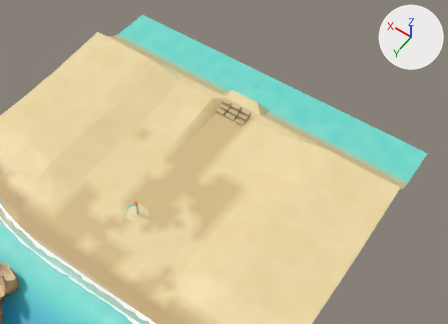
Before and after pictures for a commit that changed the glTF model creator-build-project/assets/bundles/region_coast/models/coast_terrain.glb.
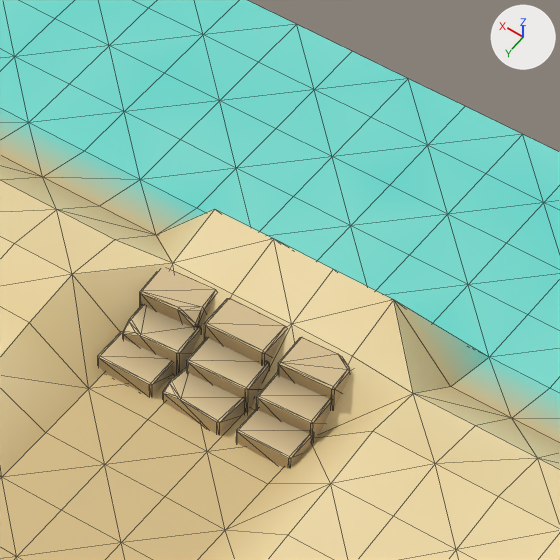
Each version appears first from a 50 mm lens placed at (-18.6, 15.83, 36.2), pointed at (-1.19, -8.54, -2.1), and next in a close-up on the part from 45% to 63% of the width and 19% to 43% of the height. The lights are fixed; the arrows at upper right show +X, +Y and +Z. The older version's two pictures come first. The close-ups show mesh edges as thin lines. Vertices at exactly the same position are counted once.

The first close-up shows 'arrival_steps', 'terrain'.
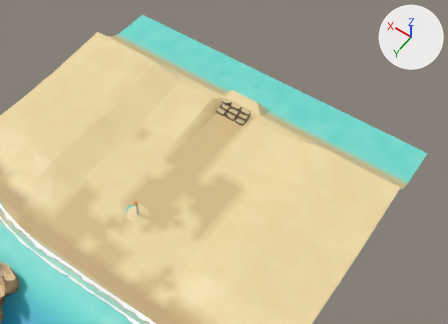
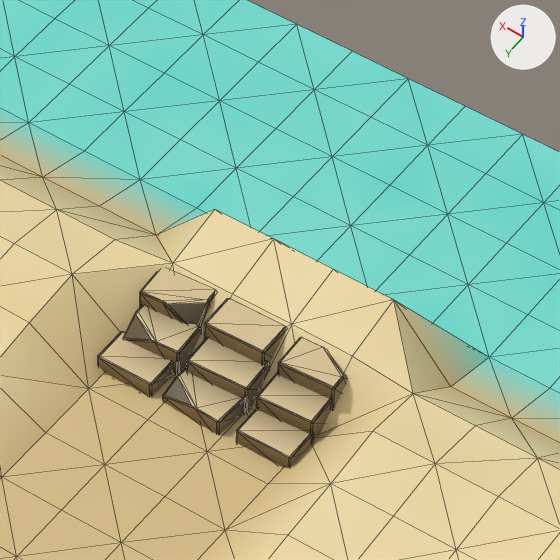
Pixel boxes (x1, y1, x2, y2) of what changed, in the close-ups (560 x 560 px; the box of a moved part takes in the faces that stretch with it):
'arrival_steps', reshaped, recoloured (darker)
    before: (98, 269, 352, 468)
    after: (98, 269, 348, 468)
part 1 of me_arrival_steps, moved or reshaped
    before: (281, 354, 352, 393)
    after: (281, 347, 348, 393)
part 2 of me_arrival_steps, moved or reshaped
    before: (339, 355, 351, 371)
    after: (323, 347, 348, 379)
part 3 of me_arrival_steps, moved or reshaped
    before: (281, 337, 337, 362)
    after: (281, 337, 322, 362)
part 4 of me_arrival_steps, moved or reshaped
    before: (184, 307, 204, 326)
    after: (168, 300, 209, 326)
part 5 of me_arrival_steps, moved or reshaped
    before: (143, 290, 216, 327)
    after: (145, 290, 215, 327)
part 6 of me_arrival_steps, moved or reshaped
    before: (142, 294, 195, 328)
    after: (142, 294, 187, 324)
part 7 of me_arrival_steps, moved or reshaped
    before: (141, 291, 201, 311)
    after: (141, 291, 207, 304)
part 8 of me_arrival_steps, moved or reshaped
    before: (137, 307, 197, 376)
    after: (148, 308, 199, 376)
part 9 of me_arrival_steps, moved or reshaped
    before: (129, 306, 146, 334)
    after: (136, 306, 156, 341)
part 10 of me_arrival_steps, moved or reshaped
    before: (123, 321, 155, 354)
    after: (124, 313, 174, 375)
part 11 of me_arrival_steps, moved or reshaped
    before: (176, 373, 242, 434)
    after: (192, 375, 242, 434)
part 12 of me_arrival_steps, moved or reshaped
    before: (163, 367, 188, 398)
    after: (163, 367, 196, 406)
part 13 of me_arrival_steps, moved or reshaped
    before: (164, 381, 180, 398)
    after: (165, 374, 196, 408)
part 14 of me_arrival_steps, moved or reshaped
    before: (163, 392, 207, 428)
    after: (163, 395, 210, 430)
part 15 of me_arrival_steps, recoloured (beige to brown)
    both: (98, 270, 348, 468)
part 16 of me_arrival_steps, recoloured
    both: (154, 326, 293, 419)

Edits to the bpy script that builds the scene:
```text
Change me_arrival_steps:
    where me_arrival_steps.from_pydata(...)  # 240 vertices, 444 faces; spans x -1.29..1.31, y -12.19..-10.87, z -0.09..0.6
    used by ob_arrival_steps; location = (0.0, 0.0, 0.0)
    me_arrival_steps part 1: all 2 vertices in x -1.28..-1.25, y -12.04..-12.03, z 0.57..0.6 are moved by (-0.01, 0.13, 0.0)
    me_arrival_steps part 2: the 1 vertex in x -1.25, y -12.07, z 0.58 is moved by (0.0, 0.13, 0.0)
    me_arrival_steps part 3: all 3 vertices in x -1.09..-1.03, y -12.18..-12.16, z 0.57..0.59 are moved by (0.19, 0.01, 0.0)
    me_arrival_steps part 4: the 1 vertex in x 0.56, y -11.84, z 0.58 is moved by (0.02, -0.13, 0.0)
    me_arrival_steps part 5: all 2 vertices in x 0.55..0.57, y -11.87, z 0.57..0.59 are moved by (0.02, -0.12, 0.0)
    me_arrival_steps part 6: the 1 vertex in x 0.78, y -11.7, z 0.57 is moved by (0.19, 0.01, 0.0)
    me_arrival_steps part 7: all 2 vertices in x 0.72..0.78, y -11.72, z 0.57..0.59 are moved by (0.2, 0.01, 0.0)
    me_arrival_steps part 8: all 3 vertices in x 1.0..1.06, y -11.3..-11.28, z 0.38..0.39 are moved by (-0.21, -0.01, 0.0)
    me_arrival_steps part 9: all 3 vertices in x 1.21..1.24, y -11.42..-11.39, z 0.37..0.39 are moved by (0.0, -0.13, 0.0)
    me_arrival_steps part 10: all 3 vertices in x 1.2..1.23, y -11.29..-11.27, z 0.28..0.31 are moved by (0.0, 0.0, -0.09)
    me_arrival_steps part 11: all 3 vertices in x 0.18..0.25, y -10.92..-10.9, z 0.2..0.21 are moved by (-0.22, 0.01, 0.0)
    me_arrival_steps part 12: all 2 vertices in x 0.4..0.43, y -11.07, z 0.2..0.21 are moved by (-0.02, -0.13, 0.0)
    me_arrival_steps part 13: the 1 vertex in x 0.41, y -11.03, z 0.2 is moved by (-0.01, -0.13, 0.0)
    me_arrival_steps part 14: all 3 vertices in x 0.41..0.43, y -10.93..-10.91, z 0.14..0.15 are moved by (0.0, 0.0, -0.06)
    me_arrival_steps part 15: 275 faces centred in x -1.29..1.3, y -12.19..-10.87, z 0.01..0.6 are repainted in the vertex colours; the middle colour goes from beige #b8a37c to brown #65563d
    me_arrival_steps part 16: 169 faces centred in x -1.28..1.29, y -12.18..-10.88, z -0.09..0.39 are repainted in the vertex colours; the middle colour goes from brown #736246 to brown #4e422e
```
